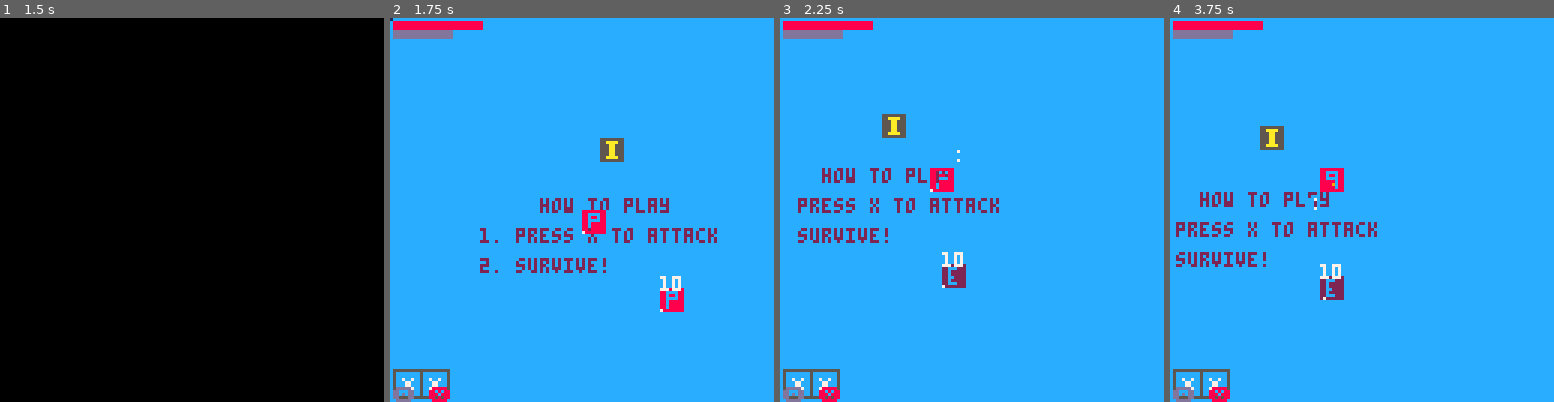
Above: before the commit, frames 1-4 (left to right).
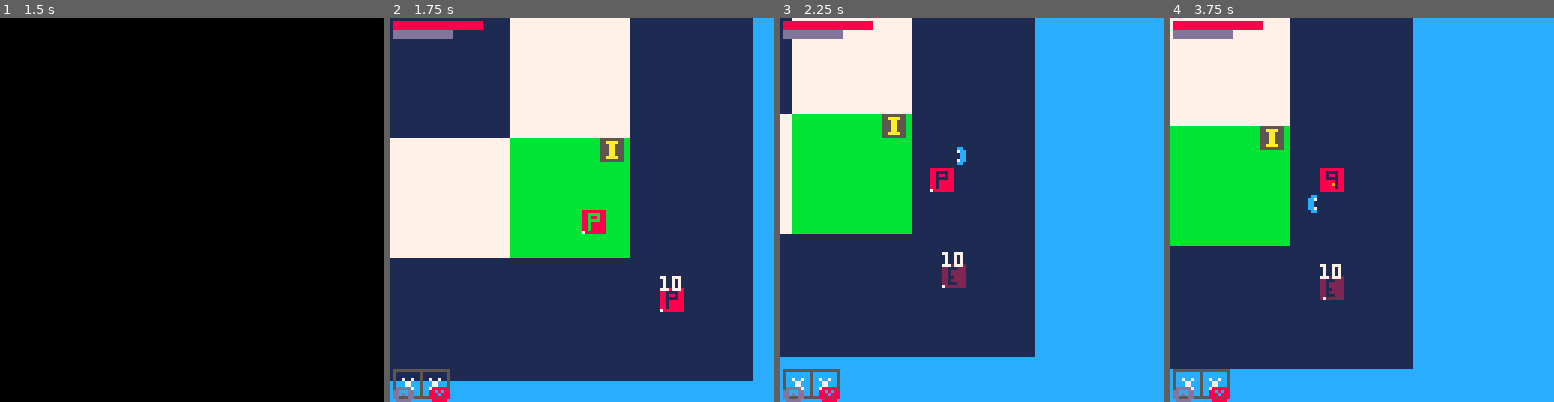
Above: after the commit, the same moments.

Repository: FrederikHR/GDB
Game: PICO-8 cartridge NewGame/main.p8
Same seed, same stepped clock (60 frames per second), same inputs: the game is played once before the commit and once after it.
Inputs:
- Up to frame 1 (1.5 s): tap X (X key) at 0.33, 1.07 s; tap O (Z key) at 0.7 s
- Up to frame 2 (1.75 s): hold Right from 1.6 s (still down); tap O (Z key) at 1.7 s
- Up to frame 3 (2.25 s): tap X (X key) at 1.85 s; release Right at 2.1 s; tap O (Z key) at 2.1 s; hold Up from 2.15 s (still down)
- Up to frame 4 (3.75 s): release Up at 2.42 s; hold Right 2.47-3.03 s; tap O (Z key) every 0.4 s from 2.5 to 3.7 s; tap X (X key) at 2.97 s; hold Left 3.08-3.58 s; hold Down from 3.63 s (still down)

Frame 1 is identical in both runs. In frame 2, 87% of the frame differs, in the area x 0-95%, y 0-95%; in frame 3, 57%; in frame 4, 56%.

Commit message:
start in goal space

Diff:
--- a/NewGame/scripts/levelgen/init.lua
+++ b/NewGame/scripts/levelgen/init.lua
@@ -7,7 +7,7 @@
     --prl = perlin()
     --prl:init()
     --prl:getmapdata(0,150,0,150)
-    maze = init_maze(maze_size,maze_size,5,-400,-400)
+    maze = init_maze(maze_size,maze_size,5,-280,-280)
     backtrack(maze,maze_size,maze_size)
 end
 
